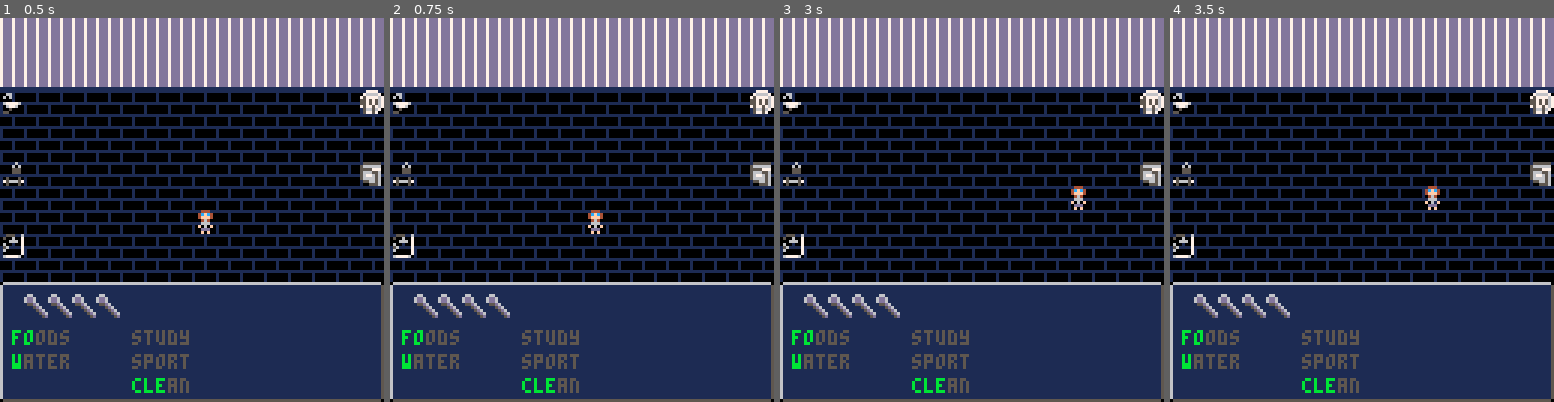
Above: before the commit, frames 1-4 (left to right).
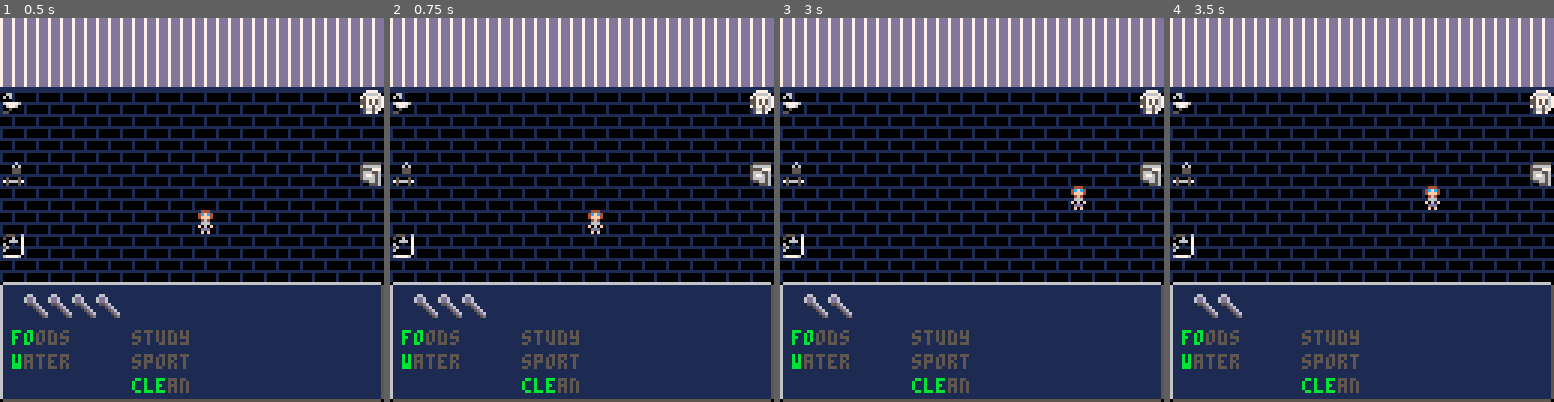
Above: after the commit, the same moments.

Repository: StanTheCarpenter/handle-with-care
Game: PICO-8 cartridge handlewithcare.p8
The game is run twice, just before and just after one commit, with the same random seed, the same clock (stepped at 60 frames per second) and the same inputs.
Inputs:
- Up to frame 1 (0.5 s): tap X (X key) at 0.33 s
- Up to frame 2 (0.75 s): tap O (Z key) at 0.7 s
- Up to frame 3 (3 s): tap X (X key) at 1.07, 1.85, 2.97 s; hold Right 1.6-2.1 s; tap O (Z key) every 0.4 s from 1.7 to 2.9 s; hold Up 2.15-2.42 s; hold Right from 2.47 s (still down)
- Up to frame 4 (3.5 s): release Right at 3.03 s; hold Left from 3.08 s (still down); tap O (Z key) at 3.3 s

Frame 1 is identical in both runs. In frame 2, 0.2% of the frame differs, in the area x 25-32%, y 71-79%; in frame 3, 0.3%, in the area x 18-32%, y 71-79%; in frame 4, 0.3%.

Commit message:
Update handlewithcare.p8
items refresh with +3, press Z to restart game

Diff:
--- a/handlewithcare.p8
+++ b/handlewithcare.p8
@@ -77,6 +77,7 @@
 
 function game.init()
 	player.init()
+	items_init()
 end
 
 function game.update()
@@ -90,6 +91,10 @@
 		gy = player.y - 1
 	elseif btn(⬇️) then
 		gy = player.y + 1
+	end
+
+	if btn(🅾️) and not oldz then
+		game.init()
 	end
 
 	local item_prsd = false
@@ -112,6 +117,10 @@
 		player.x = gx
 		player.y = gy
 	end
+
+	player.update()
+
+	oldz = btn(🅾️)
 end
 
 function game.draw()
@@ -142,41 +151,43 @@
 
 items = {}
 
+function items_init()
 items[1] = {
 	img = {17,33},
 	x = 1,
 	y = 3*8,
 	mode = 1,
-	act = function() player.stats[player.water].val = 5 end
+	act = function() player.stats[player.water].val += 3 end
 	}
 items[2] = {
 	img = {18,34},
 	x = 1,
 	y = 6*8,
 	mode = 1,
-	act = function() player.stats[player.sport].val = 5 end
+	act = function() player.stats[player.sport].val += 3 end
 	}
 items[3] = {
 	img = {20,36},
 	x = 1,
 	y = 9*8,
 	mode = 1,
-	act = function() player.stats[player.clean].val = 5 end
+	act = function() player.stats[player.clean].val += 3 end
 	}
 items[4] = {
 	img = {21,37},
 	x = 120,
 	y = 3*8,
 	mode = 1,
-	act = function() player.stats[player.foods].val = 5 end
+	act = function() player.stats[player.foods].val += 3 end
 	}
 items[5] = {
 	img = {22,38},
 	x = 120,
 	y = 6*8,
 	mode = 1,
-	act = function() player.stats[player.study].val = 5 end
+	act = function() player.stats[player.study].val += 3 end
 	}
+end
 -->8
 --player
 player = {}
@@ -204,6 +215,12 @@
 	player.study = 5
 
 	player.spoons = player.max_spoons
+end
+
+function player.update()
+	for k,v in pairs(player.stats) do
+		if v.val > 5 then v.val = 5 end
+	end
 end
 
 -->8
